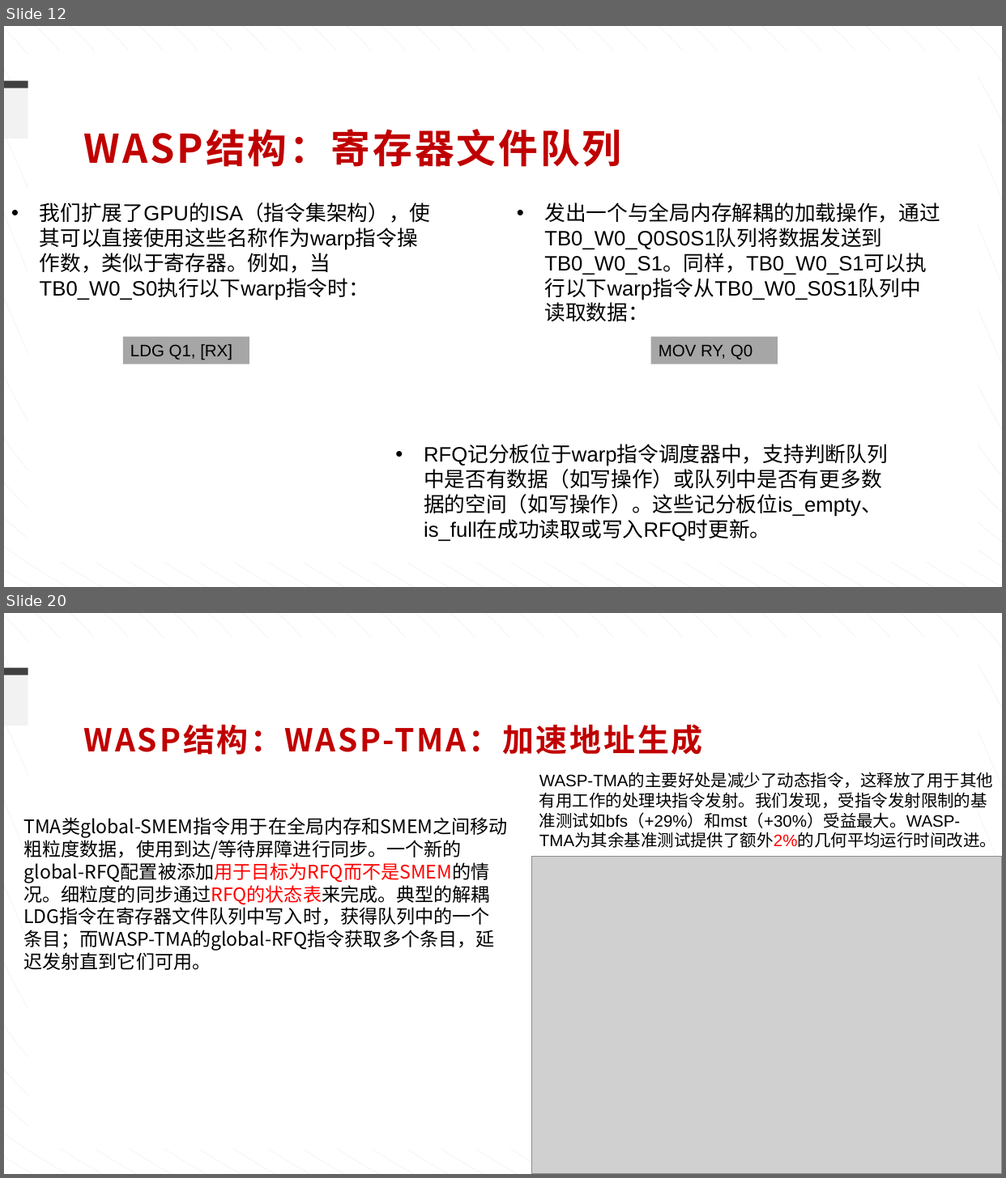
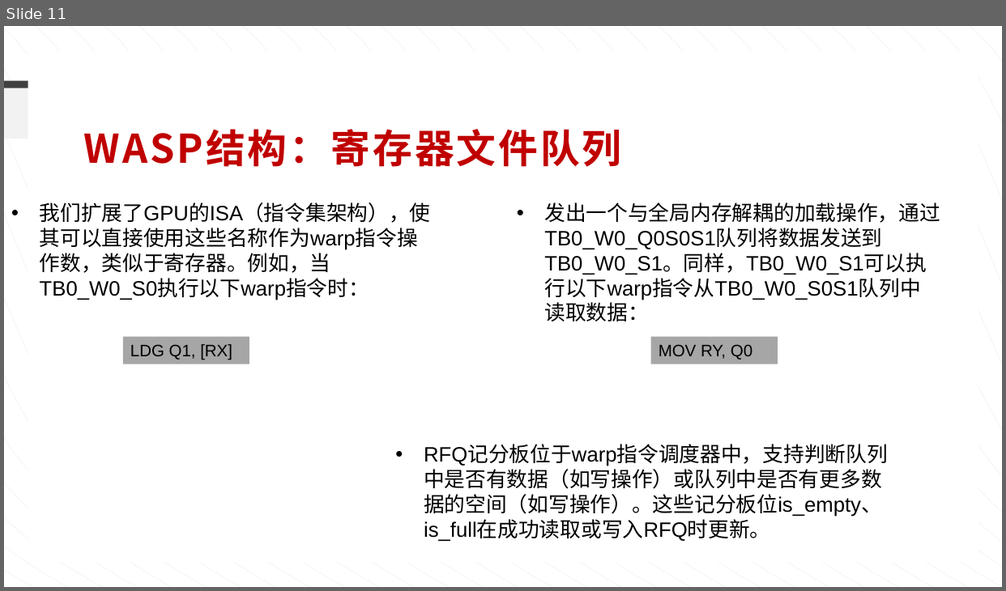
Before and after one commit to ziyuhuang123/dataflow_code, a slide deck: weekly_report/组会-0913.pptx. Shown one above the other, each under a label of ours: slides 12 and 20 before the commit, slide 11 after it; the slides between them are not shown. The pictures are 1006x1178 and 1006x591 pixels, drawn with LibreOffice and Linux fonts; fonts in the diff are those of the drawing; grey boxes stand for pictures. Boxes give left, top, right and bottom in pixels: in the first picture for what was removed or moved away, otherwise in the second. Text is boxed around its words. In the diff, an @@ line names an element or a change of style, - is before the commit and + after.

```diff
--- a/weekly_report/组会-0913.pptx
+++ b/weekly_report/组会-0913.pptx
@@ slide 20 removed at bbox=[4, 613, 1002, 1174], background #FFFFFF at 34% opacity; not listed: 42 template elements that a slide beside it also shows @@
@@ rectangle removed at bbox=[28, 637, 978, 1149] @@
@@ text removed at bbox=[84, 724, 703, 755] @@
-WASP结构：WASP-TMA：加速地址生成
@@ text removed at bbox=[539, 773, 996, 848] @@
-WASP-TMA的主要好处是减少了动态指令，这释放了用于其他有用工作的处理块指令发射。我们发现，受指令发射限制的基准测试如bfs（+29%）和mst（+30%）受益最大。WASP-TMA为其余基准测试提供了额外2%的几何平均运行时间改进。
@@ text removed at bbox=[23, 817, 508, 970] @@
-TMA类global-SMEM指令用于在全局内存和SMEM之间移动粗粒度数据，使用到达/等待屏障进行同步。一个新的global-RFQ配置被添加用于目标为RFQ而不是SMEM的情况。细粒度的同步通过RFQ的状态表来完成。典型的解耦LDG指令在寄存器文件队列中写入时，获得队列中的一个条目；而WASP-TMA的global-RFQ指令获取多个条目，延迟发射直到它们可用。
@@ picture removed at bbox=[533, 857, 1002, 1174] @@
@@ what was slide 12 is now slide 11 @@
```
Also in this commit, not shown: 15 slides changed, 2 slides added, 5 other slides removed, 19 other files.
